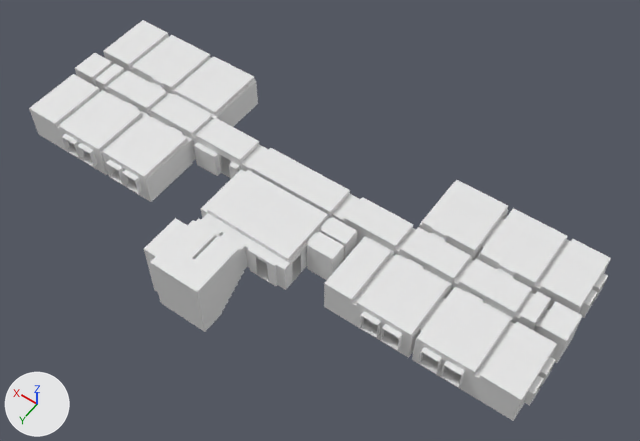
Before and after pictures for a commit that changed the Blender file modely/patra/patro1-A800/patro1.blend.
One viewpoint serves both versions: a 50 mm lens placed at (-23.7, 30.5, 47.4), pointed at (-2.1, 0.2, -0.2). Lighting does not change. The marker at lower left points along +X, +Y and +Z.

Script lines for the objects in view, before the commit:
```python
me_mesh = bpy.data.meshes.new('Mesh')
me_mesh.from_pydata(...)  # 588 vertices, 738 faces, 4 loose edges; spans x -20.1..19.7, y -1.6..10.7, z -3.8..2.7
me_mesh_001 = bpy.data.meshes.new('Mesh.001')
me_mesh_001.from_pydata(...)  # 131 vertices, 163 faces; spans x -20.11..-6.38, y 0.98..6.13, z 0.0..2.65
me_mesh_002 = bpy.data.meshes.new('Mesh.002')
me_mesh_002.from_pydata(...)  # 125 vertices, 159 faces; spans x -20.11..-8.58, y -6.47..-1.32, z 0.0..2.65
me_mesh_003 = bpy.data.meshes.new('Mesh.003')
me_mesh_003.from_pydata(...)  # 128 vertices, 163 faces; spans x 8.24..19.69, y 0.98..6.13, z 0.0..2.65
me_mesh_004 = bpy.data.meshes.new('Mesh.004')
me_mesh_004.from_pydata(...)  # 100 vertices, 123 faces; spans x 8.16..19.69, y -6.47..-1.32, z 0.0..2.65
ob_a802 = bpy.data.objects.new('A802', me_mesh_003)
ob_a802.location = (0.0, 0.0, 0.0)
ob_a803 = bpy.data.objects.new('A803', me_mesh_004)
ob_a803.location = (0.0, 0.0, 0.0)
ob_a807 = bpy.data.objects.new('A807', me_mesh_002)
ob_a807.location = (0.0, 0.0, 0.0)
ob_a808 = bpy.data.objects.new('A808', me_mesh_001)
ob_a808.location = (0.0, 0.0, 0.0)
ob_chodba = bpy.data.objects.new('Chodba', me_mesh)
ob_chodba.location = (0.0, 0.0, 0.0)
```
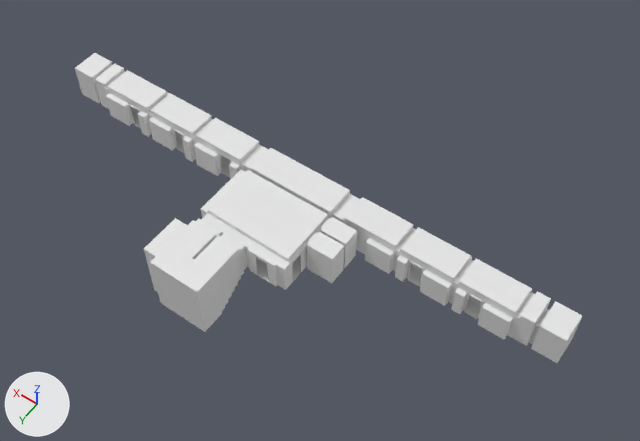
Location of each change, [x1, y1, x2, y2] in pixels of the pictures (640 x 441 px):
'A808', hidden: before [324, 236, 557, 421]
'A807', hidden: before [419, 180, 611, 318]
'A802', hidden: before [29, 74, 193, 202]
'A803', hidden: before [103, 20, 258, 127]
part 1 of me_mesh_002, deleted: before [420, 180, 611, 318]
part 2 of me_mesh_001, deleted: before [325, 236, 557, 419]

The change, as a list of edits to the scene's bpy script:
```text
Change me_mesh_003:
    used by ob_a802; location = (0.0, 0.0, 0.0)
    remove me_mesh_003.from_pydata(...)  # 128 vertices, 163 faces; spans x 8.24..19.69, y 0.98..6.13, z 0.0..2.65
    add me_mesh_003.from_pydata(...)  # 54 vertices, 44 faces; spans x 8.24..19.32, y 0.98..2.05, z 0.0..2.65
    me_mesh_003 part 4
    74 vertices are removed from x 8.24..19.69, y 2.08..6.13, z 0.0..2.65
    119 faces are deleted
Change me_mesh_004:
    used by ob_a803; location = (0.0, 0.0, 0.0)
    remove me_mesh_004.from_pydata(...)  # 100 vertices, 123 faces; spans x 8.16..19.69, y -6.47..-1.32, z 0.0..2.65
    add me_mesh_004.from_pydata(...)  # 46 vertices, 47 faces; spans x 8.16..19.32, y -6.47..-6.09, z 0.0..2.65
    me_mesh_004 part 3
    54 vertices are removed from x 8.16..19.69, y -5.12..-1.32, z 0.0..2.65
    76 faces are deleted
Change me_mesh_002:
    used by ob_a807; location = (0.0, 0.0, 0.0)
    remove me_mesh_002.from_pydata(...)  # 125 vertices, 159 faces; spans x -20.11..-8.58, y -6.47..-1.32, z 0.0..2.65
    add me_mesh_002.from_pydata(...)  # 55 vertices, 49 faces; spans x -19.73..-8.58, y -2.47..-1.32, z 0.0..2.65
    me_mesh_002 part 1
    70 vertices are removed from x -20.11..-8.58, y -6.47..-2.42, z 0.0..2.65
    110 faces are deleted
Change me_mesh_001:
    used by ob_a808; location = (0.0, 0.0, 0.0)
    remove me_mesh_001.from_pydata(...)  # 131 vertices, 163 faces; spans x -20.11..-6.38, y 0.98..6.13, z 0.0..2.65
    add me_mesh_001.from_pydata(...)  # 58 vertices, 52 faces; spans x -19.73..-6.38, y 4.95..6.13, z 0.0..2.65
    me_mesh_001 part 2
    73 vertices are removed from x -20.11..-6.38, y 0.98..4.78, z 0.0..2.65
    111 faces are deleted
Change ob_a802:
    add ob_a802.hide_set(True)  # its collection is switched off
Change ob_a803:
    add ob_a803.hide_set(True)  # its collection is switched off
Change ob_a807:
    add ob_a807.hide_set(True)  # its collection is switched off
Change ob_a808:
    add ob_a808.hide_set(True)  # its collection is switched off
```
